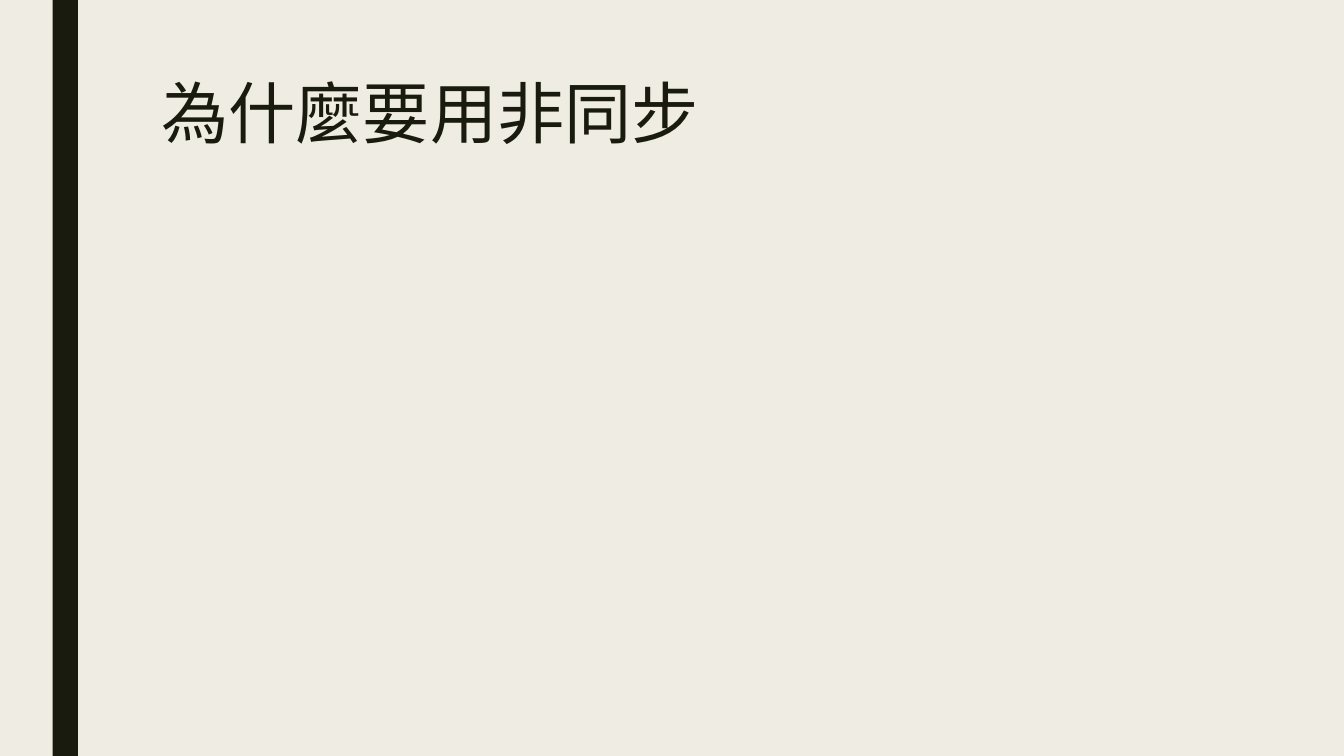
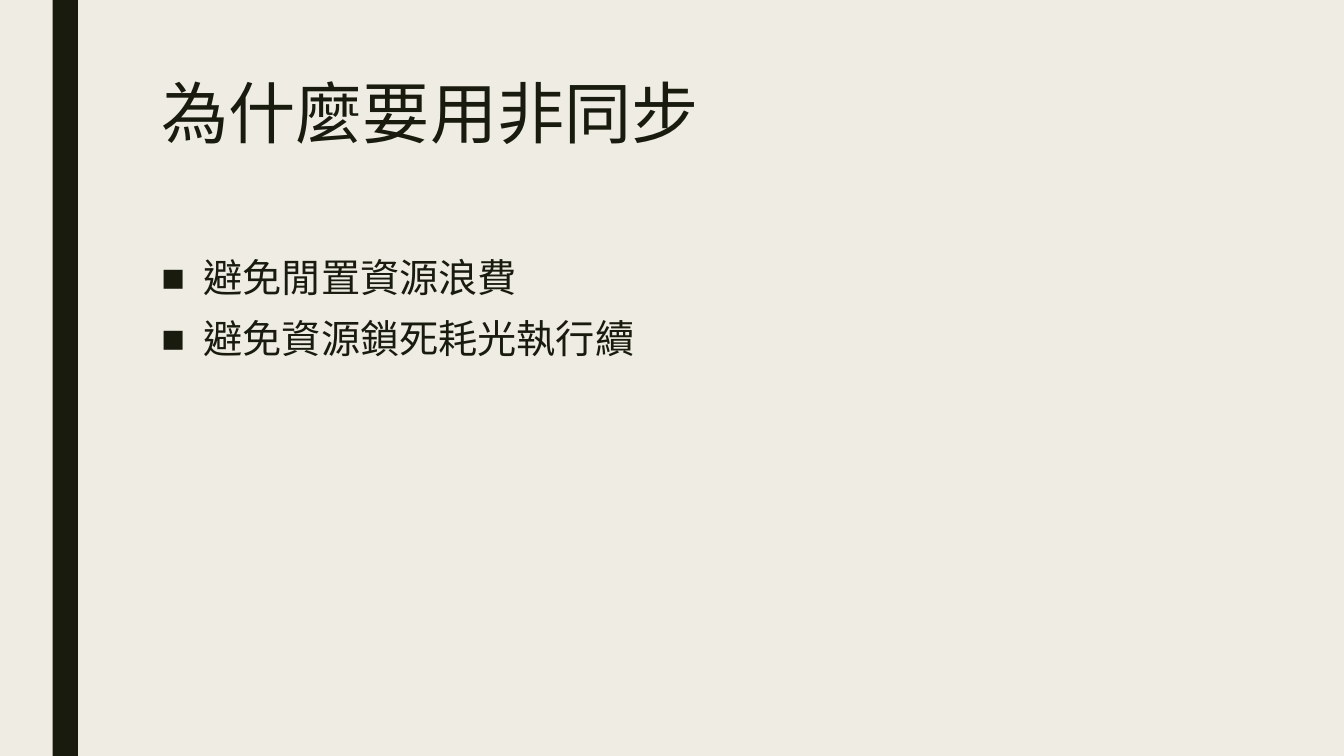
Before and after one commit to ryans610/.NET-Async-Basic, a slide deck: slide 7 of .NET非同步入門.pptx (slide 6 before the commit). Drawn at 1344x756 pixels with LibreOffice and Linux fonts; fonts in the diff are those of the drawing. Boxes give left, top, right and bottom in pixels: in the first picture for what was removed or moved away, otherwise in the second. Text is boxed around its words. In the diff, an @@ line names an element or a change of style, - is before the commit and + after.

```diff
--- a/.NET非同步入門.pptx
+++ b/.NET非同步入門.pptx
@@ text added at <box>204,259,635,357</box>, 28 pt, text #191B0E @@
+■ 避免閒置資源浪費
+■ 避免資源鎖死耗光執行續
```
Also in this commit, not shown: 4 other slides changed, 14 slides added, 2 slides removed, 4 other files.
